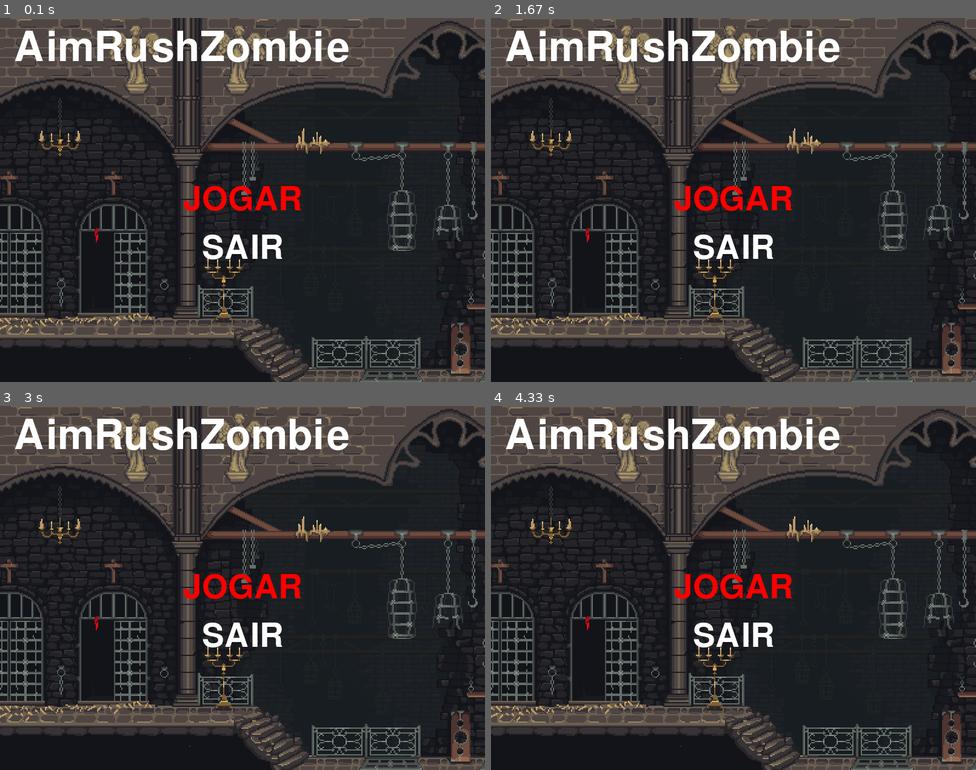
Above: before the commit, frames 1-4 (two rows, left to right).
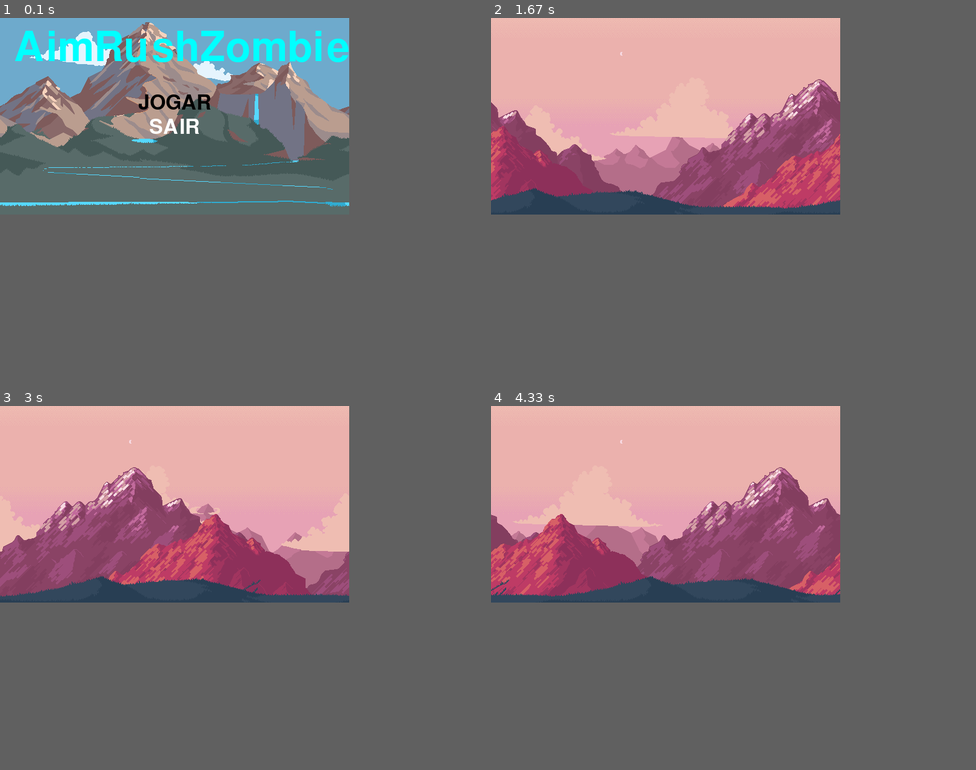
Above: after the commit, the same moments.

Repository: EduardoViniciusJ/pygames
Game: pygame game, started from main.py
The game is run twice, just before and just after one commit, with the same random seed, the same clock (stepped at 60 frames per second) and the same inputs.
Inputs:
- Up to frame 1 (0.1 s): no input
- Up to frame 2 (1.67 s): tap Enter at 0.33 s
- Up to frame 3 (3 s): no input
- Up to frame 4 (4.33 s): no input
In our replay, the window is 800x600 before the commit and 576x324 after it. These sizes can differ from the game's own. Grey fills any space a smaller window leaves; there, only what the larger window draws over its background counts as a difference.

The runs differ from the first frame. In frame 1, 55% of the frame differs, in the area x 0-100%, y 0-100%; in frame 2, 56%; in frame 3, 56%; in frame 4, 56%.

Commit message:
add parallax effect menu and game

Diff:
--- /dev/null
+++ b/code/Background.py
@@ -0,0 +1,12 @@
+from code.Const import W_WIDTH, ENTITY_MENU, ENTITY_JOGO
+from code.Entity import Entity
+
+
+class Background(Entity):
+    def __init__(self, name: str, position: tuple):
+        super().__init__(name, position)
+
+    def move(self):
+        self.rect.centerx -= ENTITY_JOGO[self.name]
+        if self.rect.right <= 0:
+            self.rect.left = W_WIDTH
--- /dev/null
+++ b/code/BackgroundMenu.py
@@ -0,0 +1,12 @@
+from code.Const import ENTITY_MENU, W_WIDTH
+from code.Entity import Entity
+
+
+class BackgroundMenu(Entity):
+    def __init__(self, name: str, position: tuple):
+        super().__init__(name, position)
+
+    def move(self):
+        self.rect.centerx -= ENTITY_MENU[self.name]
+        if self.rect.right <= 0:
+            self.rect.left = W_WIDTH
--- a/code/Const.py
+++ b/code/Const.py
@@ -1,6 +1,6 @@
 # SCREEN
-W_WIDTH = 800
-W_HEIGHT = 600
+W_WIDTH = 576
+W_HEIGHT = 324
 
 # MENU OPTONS
 MENU_OPTIONS = ["JOGAR" , "SAIR"]
@@ -10,3 +10,32 @@
 C_WHITE = 255, 255, 255
 C_BLUE = 0, 0, 255
 C_RED = 255, 0, 0
+C_GREEN = 0, 255, 0
+C_YELLOW = 255, 255, 0
+C_ORANGE = 255, 165, 0
+C_PURPLE = 128, 0, 128
+C_PINK = 255, 105, 180
+C_GRAY = 128, 128, 128
+C_BROWN = 139, 69, 19
+C_CYAN = 0, 255, 255
+C_NAVY = 0, 0, 128
+C_GOLD = 255, 215, 0
+
+
+# SPEED BACKGROUND
+ENTITY_JOGO = {
+    'bg0': 0,
+    'bg2': 1,
+    'bg1': 2,
+    'bg4': 3,
+    'bg3': 4,
+    'bg5': 5,
+    'bg6': 6,
+}
+# SPEED BACKGROUND
+ENTITY_MENU = {
+    'm0': 0,
+    'm1': 1,
+    'm2': 2,
+    'm3': 3,
+}
--- /dev/null
+++ b/code/Entity.py
@@ -0,0 +1,13 @@
+from abc import ABC, abstractmethod
+import pygame
+
+class Entity(ABC):
+    def __init__(self, name: str, position: tuple):
+        self.name  = name
+        self.surf = pygame.image.load('./assets/'+ name + '.png')
+        self.rect = self.surf.get_rect(left=position[0], top=position[1])
+        self.speed = 0
+
+    @abstractmethod
+    def move(self):
+        pass
--- /dev/null
+++ b/code/EntityFactory.py
@@ -0,0 +1,22 @@
+from code.Background import Background
+from code.BackgroundMenu import BackgroundMenu
+from code.Const import W_WIDTH
+
+
+class EntityFactory:
+
+    @staticmethod
+    def get_entity(entity_name: str, position=(0, 0)):
+        match entity_name:
+            case 'bg':
+                list_bg = []
+                for layer in ['bg0', 'bg1', 'bg2', 'bg3', 'bg4', 'bg5', 'bg6']:
+                    list_bg.append(Background(layer, (0,0)))
+                    list_bg.append(Background(layer, (W_WIDTH,0)))
+                return list_bg
+            case 'm':
+                list_m = []
+                for layer in ['m0', 'm1', 'm2', 'm3']:
+                    list_m.append(BackgroundMenu(layer, (0, 0)))
+                    list_m.append(BackgroundMenu(layer, (W_WIDTH, 0)))
+                return list_m
--- a/code/Game.py
+++ b/code/Game.py
@@ -1,14 +1,24 @@
 import pygame
 
+from code.Const import MENU_OPTIONS, W_WIDTH, W_HEIGHT
+from code.Level import Level
 from code.Menu import Menu
 
 class Game:
     def __init__(self):
         pygame.init()
-        self.screen = pygame.display.set_mode((800, 600))
-        self.screen.fill("blue")
+        self.screen = pygame.display.set_mode(size=(W_WIDTH, W_HEIGHT))
 
     def run(self):
         while True:
             menu = Menu(self.screen)
-            menu.run()
+            menu_return = menu.run()
+
+            if(menu_return in [MENU_OPTIONS[0]]):
+                level = Level(self.screen, 'bg', menu_return)
+                level_return = level.run()
+            elif (menu_return in [MENU_OPTIONS[1]]):
+                pygame.quit()
+                quit()
+            else:
+                pass
--- /dev/null
+++ b/code/Level.py
@@ -0,0 +1,21 @@
+import pygame
+
+from code.Entity import Entity
+from code.EntityFactory import EntityFactory
+
+
+class Level:
+    def __init__(self, screen, name, game):
+        self.screen = screen
+        self.name = name
+        self.game_mode = game
+        self.entity_list: list[Entity] = []
+        self.entity_list.extend(EntityFactory.get_entity('bg'))
+
+    def run(self):
+        while True:
+            for ent in self.entity_list:
+                self.screen.blit(source=ent.surf, dest=ent.rect)
+                ent.move()
+
+            pygame.display.flip()
--- a/code/Menu.py
+++ b/code/Menu.py
@@ -2,27 +2,32 @@
 from pygame import Surface, Rect
 from pygame.font import Font
 
-from code.Const import C_BLACK, W_WIDTH, MENU_OPTIONS, C_WHITE, C_BLUE, C_RED
+from code.Const import C_BLACK, W_WIDTH, MENU_OPTIONS, C_WHITE, C_BLUE, C_RED, C_GREEN, C_GOLD, C_CYAN
+from code.EntityFactory import EntityFactory
 
 
 class Menu:
     def __init__(self, screen):
-        self.screen = screen # tela principal do jogo
-        self.surf = pygame.image.load('./assets/menu.png')
-        self.rect = self.surf.get_rect(left=0, top=0)
+        self.screen = screen
+        self.entity_list = []
+        self.entity_list.extend(EntityFactory.get_entity('m'))
 
     def run(self):
         menu_options = 0
         pygame.mixer_music.load('./assets/menu.mp3')
         pygame.mixer_music.play(-1)
+
         while True:
-            self.screen.blit(self.surf, self.rect)
-            self.menu_text(text_size=100, text='AimRushZombie', text_color=C_WHITE, text_center_pos=(300, 50))
+            self.screen.fill(C_BLACK)
+            for ent in self.entity_list:
+                self.screen.blit(source=ent.surf, dest=ent.rect)
+                ent.move()
+            self.menu_text(text_size=100, text='AimRushZombie', text_color=C_CYAN, text_center_pos=(300, 50))
             for i in range(len(MENU_OPTIONS)):
                 if i == menu_options:
-                    self.menu_text(80, MENU_OPTIONS[i], C_RED, (W_WIDTH / 2, 300 + 80 * i))
+                    self.menu_text(50, MENU_OPTIONS[i], C_BLACK, (W_WIDTH / 2, 140 + 40 * i))
                 else:
-                    self.menu_text(80, MENU_OPTIONS[i], C_WHITE, (W_WIDTH / 2, 300 + 80 * i))
+                    self.menu_text(50, MENU_OPTIONS[i], C_WHITE, (W_WIDTH / 2, 140 + 40 * i))
 
             pygame.display.flip()
 
Binary file added: assets/bg0.png
Binary file added: assets/bg1.png
Binary file added: assets/bg2.png
Binary file added: assets/bg3.png
Binary file added: assets/bg4.png
Binary file added: assets/bg5.png
Binary file added: assets/bg6.png
Binary file added: assets/m0.png
Binary file added: assets/m1.png
Binary file added: assets/m2.png
Binary file added: assets/m3.png
Binary file changed: assets/menu.png
